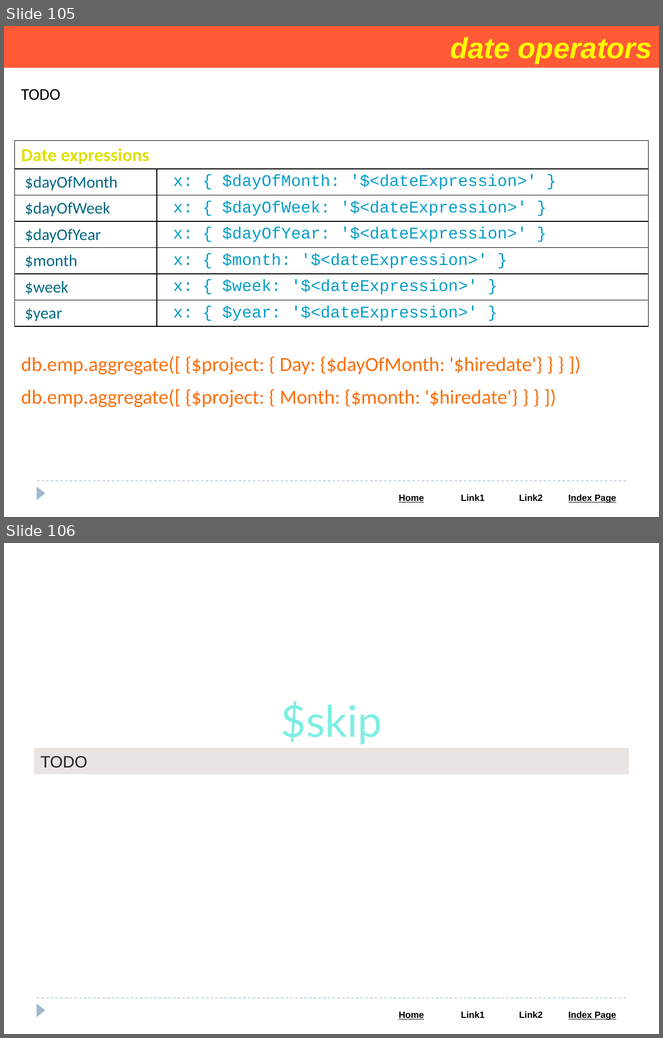
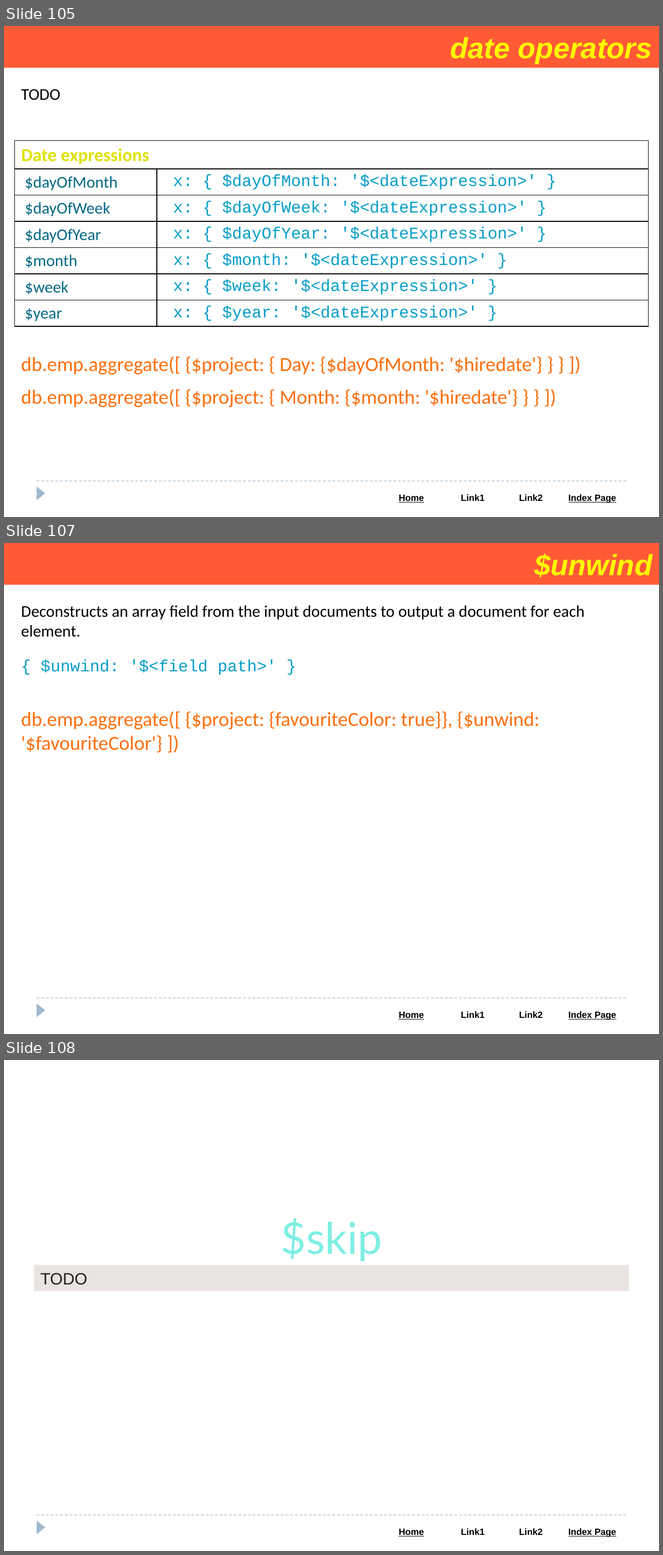
Before and after one commit to Saleel-Bagde/PPT-s, a slide deck: MongoDB PPT.pptx. Shown one above the other, each under a label of ours: slides 105 and 106 before the commit, slides 105, 107 and 108 after it; the slides between them are not shown. The pictures are 663x1038 and 663x1555 pixels, drawn with LibreOffice and Linux fonts; fonts in the diff are those of the drawing. Boxes give left, top, right and bottom in pixels: in the first picture for what was removed or moved away, otherwise in the second. Text is boxed around its words. In the diff, an @@ line names an element or a change of style, - is before the commit and + after.

```diff
--- a/MongoDB PPT.pptx
+++ b/MongoDB PPT.pptx
@@ slide 107 added at <box>4,543,659,1034</box>, background #FFFFFF; not listed: 3 template elements that a slide beside it also shows @@
@@ rectangle added at <box>4,543,659,585</box>, fill #FF5A36, 32 pt, text #FFFF00, bold, italic @@
+$unwind
@@ text added at <box>21,605,585,637</box>, 18 pt, text #000000 @@
+Deconstructs an array field from the input documents to output a document for each element.
@@ text added at <box>41,659,276,675</box>, 18 pt, text #049DC8 @@
+{ $unwind: '$<field path>' }
@@ text added at <box>21,711,540,753</box>, 22 pt, text #FC6F0D @@
+db.emp.aggregate([ {$project: {favouriteColor: true}}, {$unwind: '$favouriteColor'} ])
@@ what was slide 106 is now slide 108 @@
```
Also in this commit, not shown: 4 slides changed, 1 other slide added.
